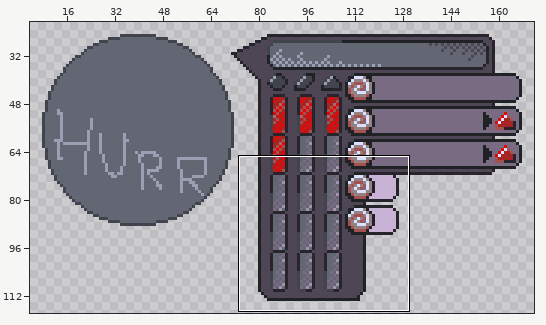
Pixel-art file -- art/ui/stat-mockup-2.ase. Above, an overview of the earlier version with the close-up marked.
Close-up. Before the edit:
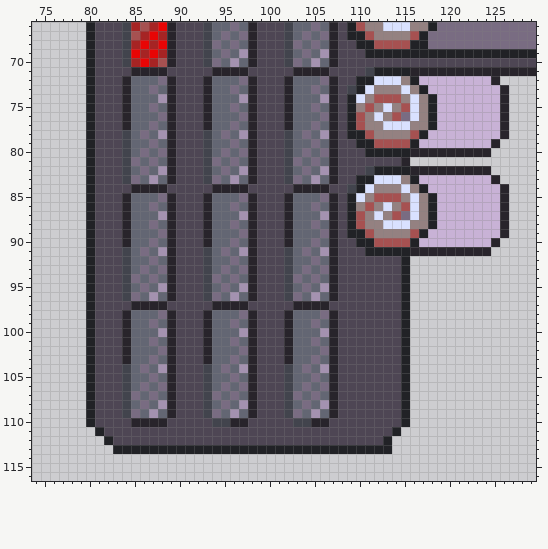
256x256 pixels, 1 frame. Shown: x 74..129, y 66..116. The wide view leaves out empty margins.
The result:
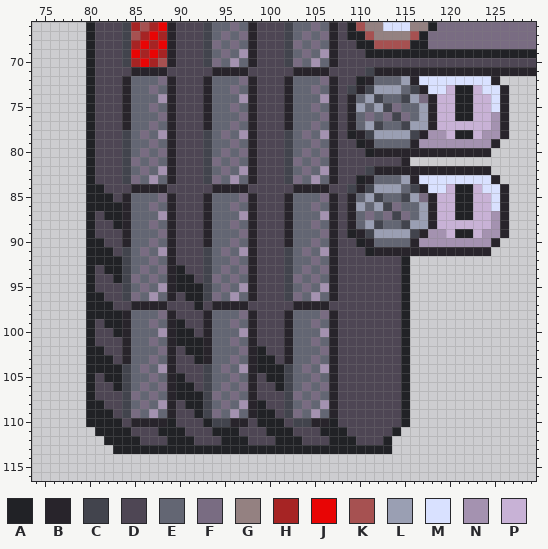
Palette (. is transparent): A #212226  B #28242b  C #42444d  D #4e4654  E #636673  F #796c82  G #948181  H #a62424  J #e80505  K #a65151  L #9a9fb3  M #d9e1ff  N #a492b0  P #c8b2d6
Change:
@@ x 74..129 @@
  70 ......ADDDCHJHKBDDDCFENEBDDDCFENEBDDDDDDDDDDDDDDDDDDDDDD
- 71 ......ADDDDBBBBDDDDDBBBBDDDDDBBBBDDDDCAAAABBBBBBBBBBBBBB
- 72 ......ADDDBEEEFBDDDBEEEFBDDDBEEEFBDDAAMMMGAPPPPPPPPB....
- 73 ......ADDDBEEFEBDDDBEEFEBDDDBEEFEBDCAMGGGMGAPPPPPPPPB...
- 74 ......ADDDBEEENBDDDBEEENBDDDBEEENBDAMGKKKGMGAPPPPPPPB...
- 75 ......ADDDBEEFEBDDDBEEFEBDDDBEEFEBDAGKGMGKMGAPPPPPPPB...
- 76 ......ADDDBEEEFBDDDBEEEFBDDDBEEEFBDAKGMGKFMGAPPPPPPPB...
- 77 ......ADDDBEEFEBDDDBEEFEBDDDBEEFEBDAKGGMMMGGAPPPPPPPB...
- 78 ......ADDDCEFENBDDDCEFENBDDDCEFENBDAAKGGGGKAPPPPPPPPB...
- 79 ......ADDDCEEFEBDDDCEEFEBDDDCEEFEBDDAAKKKKAPPPPPPPPB....
- 80 ......ADDDCEFEFBDDDCEFEFBDDDCEFEFBDDDAAAAABBBBBBBBB.....
+ 71 ......ADDDDBBBBDDDDDBBBBDDDDDBBBBDDDDCBBBBBBBBBBBBBBBBBB
+ 72 ......ADDDBEEEFBDDDBEEEFBDDDBEEEFBDDABEEELBMMMMMMMMB....
+ 73 ......ADDDBEEFEBDDDBEEFEBDDDBEEFEBDCBCLLLECBMMPAAPMMB...
+ 74 ......ADDDBEEENBDDDBEEENBDDDBEEENBDBELCEECLFBPPAAPPMB...
+ 75 ......ADDDBEEFEBDDDBEEFEBDDDBEEFEBDBLELCFEELBPPAAPPMB...
+ 76 ......ADDDBEEEFBDDDBEEEFBDDDBEEEFBDBEFEFCFELBPPAAPPNB...
+ 77 ......ADDDBEEFEBDDDBEEFEBDDDBEEFEBDBELCEECLLBPPPPPPNB...
+ 78 ......ADDDCEFENBDDDCEFENBDDDCEFENBDABCLLLLCBNNPAAPNNB...
+ 79 ......ADDDCEEFEBDDDCEEFEBDDDCEEFEBDDABEEEEBNNNNNNNNB....
+ 80 ......ADDDCEFEFBDDDCEFEFBDDDCEFEFBDDDABBBBBBBBBBBBB.....
  81 ......ADDDCFEFEBDDDCFEFEBDDDCFEFEBDDDDDDDB..............
- 82 ......ADDDCEFENBDDDCEFENBDDDCEFENBDDDCAAAABBBBBBBBB.....
- 83 ......ADDDCFENEBDDDCFENEBDDDCFENEBDDAAMMMGAPPPPPPPPB....
- 84 ......ADDDDBBBBDDDDDBBBBDDDDDBBBBDDCAMGGGMGAPPPPPPPPB...
- 85 ......ADDDBEEEFBDDDBEEEFBDDDBEEEFBDAMGKKKGMGAPPPPPPPB...
- 86 ......ADDDBEEFEBDDDBEEFEBDDDBEEFEBDAGKGMGKMGAPPPPPPPB...
- 87 ......ADDDBEEENBDDDBEEENBDDDBEEENBDAKGMGKFMGAPPPPPPPB...
- 88 ......ADDDBEEFEBDDDBEEFEBDDDBEEFEBDAKGGMMMGGAPPPPPPPB...
- 89 ......ADDDBEEEFBDDDBEEEFBDDDBEEEFBDAAKGGGGKAPPPPPPPPB...
- 90 ......ADDDBEEFEBDDDBEEFEBDDDBEEFEBDDAAKKKKAPPPPPPPPB....
- 91 ......ADDDCEFENBDDDCEFENBDDDCEFENBDDDAAAAABBBBBBBBB.....
- 92 ......ADDDCEEFEBDDDCEEFEBDDDCEEFEBDDDDDDDA..............
- 93 ......ADDDCEFEFBDDDCEFEFBDDDCEFEFBDDDDDDDA..............
- 94 ......ADDDCFEFEBDDDCFEFEBDDDCFEFEBDDDDDDDA..............
- 95 ......ADDDCEFENBDDDCEFENBDDDCEFENBDDDDDDDA..............
- 96 ......ADDDCFENEBDDDCFENEBDDDCFENEBDDDDDDDA..............
- 97 ......ADDDDBBBBDDDDDBBBBDDDDDBBBBDDDDDDDDA..............
- 98 ......ADDDBEEEFBDDDBEEEFBDDDBEEEFBDDDDDDDA..............
- 99 ......ADDDBEEFEBDDDBEEFEBDDDBEEFEBDDDDDDDA..............
-100 ......ADDDBEEENBDDDBEEENBDDDBEEENBDDDDDDDA..............
-101 ......ADDDBEEFEBDDDBEEFEBDDDBEEFEBDDDDDDDA..............
-102 ......ADDDBEEEFBDDDBEEEFBDDDBEEEFBDDDDDDDA..............
-103 ......ADDDBEEFEBDDDBEEFEBDDDBEEFEBDDDDDDDA..............
-104 ......ADDDCEFENBDDDCEFENBDDDCEFENBDDDDDDDA..............
-105 ......ADDDCEEFEBDDDCEEFEBDDDCEEFEBDDDDDDDA..............
-106 ......ADDDCEFEFBDDDCEFEFBDDDCEFEFBDDDDDDDA..............
-107 ......ADDDCFEFEBDDDCFEFEBDDDCFEFEBDDDDDDDA..............
-108 ......ADDDCEFENBDDDCEFENBDDDCEFENBDDDDDDDA..............
-109 ......ADDDCFENEBDDDCFENEBDDDCFENEBDDDDDDDA..............
-110 ......ADDDDBBBBDDDDDCCBBDDDDDCCBBDDDDDDDDA..............
-111 .......ADDDDDDDDDDDDDDDDDDDDDDDDDDDDDDDDA...............
-112 ........ADDDDDDDDDDDDDDDDDDDDDDDDDDDDDDA................
+ 82 ......ADDDCEFENBDDDCEFENBDDDCEFENBDDDCBBBBBBBBBBBBB.....
+ 83 ......ADDDCFENEBDDDCFENEBDDDCFENEBDDABEEELBMMMMMMMMB....
+ 84 ......AADDDBBBBDDDDDBBBBDDDDDBBBBDDCBCLLLECBMMPAAPMMB...
+ 85 ......AAADBEEEFBDDDBEEEFBDDDBEEEFBDBELCEECLFBPPAAPPMB...
+ 86 ......AAAABEEFEBDDDBEEFEBDDDBEEFEBDBLELCFEELBPPAAPPMB...
+ 87 ......ADAABEEENBDDDBEEENBDDDBEEENBDBEFEFCFELBPPAAPPNB...
+ 88 ......ADDABEEFEBDDDBEEFEBDDDBEEFEBDBELCEECLLBPPPPPPNB...
+ 89 ......ADDDBEEEFBDDDBEEEFBDDDBEEEFBDABCLLLLCBNNPAAPNNB...
+ 90 ......AADDBEEFEBDDDBEEFEBDDDBEEFEBDDABEEEEBNNNNNNNNB....
+ 91 ......AAADCEFENBDDDCEFENBDDDCEFENBDDDABBBBBBBBBBBBB.....
+ 92 ......AAAACEEFEBDDDCEEFEBDDDCEEFEBDDDDDDDA..............
+ 93 ......ADAACEFEFBADDCEFEFBDDDCEFEFBDDDDDDDA..............
+ 94 ......ADDACFEFEBAADCFEFEBDDDCFEFEBDDDDDDDA..............
+ 95 ......ADDDCEFENBAAACEFENBDDDCEFENBDDDDDDDA..............
+ 96 ......AADDCFENEBDAACFENEBDDDCFENEBDDDDDDDA..............
+ 97 ......AAADDBBBBDDDADBBBBDDDDDBBBBDDDDDDDDA..............
+ 98 ......AAAABEEEFBDDDBEEEFBDDDBEEEFBDDDDDDDA..............
+ 99 ......ADAABEEFEBADDBEEFEBDDDBEEFEBDDDDDDDA..............
+100 ......ADDABEEENBAADBEEENBDDDBEEENBDDDDDDDA..............
+101 ......ADDDBEEFEBAAABEEFEBDDDBEEFEBDDDDDDDA..............
+102 ......AADDBEEEFBDAABEEEFBADDBEEEFBDDDDDDDA..............
+103 ......AAADBEEFEBDDABEEFEBAADBEEFEBDDDDDDDA..............
+104 ......AAAACEFENBDDDCEFENBAAACEFENBDDDDDDDA..............
+105 ......ADAACEEFEBADDCEEFEBDAACEEFEBDDDDDDDA..............
+106 ......ADDACEFEFBAADCEFEFBDDACEFEFBDDDDDDDA..............
+107 ......ADDDCFEFEBAAACFEFEBDDDCFEFEBDDDDDDDA..............
+108 ......AADDCEFENBDAACEFENBADDCEFENBDDDDDDDA..............
+109 ......AAADCFENEBDDACFENEBAADCFENEBDDDDDDDA..............
+110 ......AAAADBBBBADDDACCBBDAAADCCBBADDDDDDDA..............
+111 .......AAAADDDAAADDDAAADDDAAADDDAAADDDDDA...............
+112 ........AAAADDDAAADDDAAADDDAAADDDAAADDDA................
 113 .........AAAAAAAAAAAAAAAAAAAAAAAAAAAAAAA................
